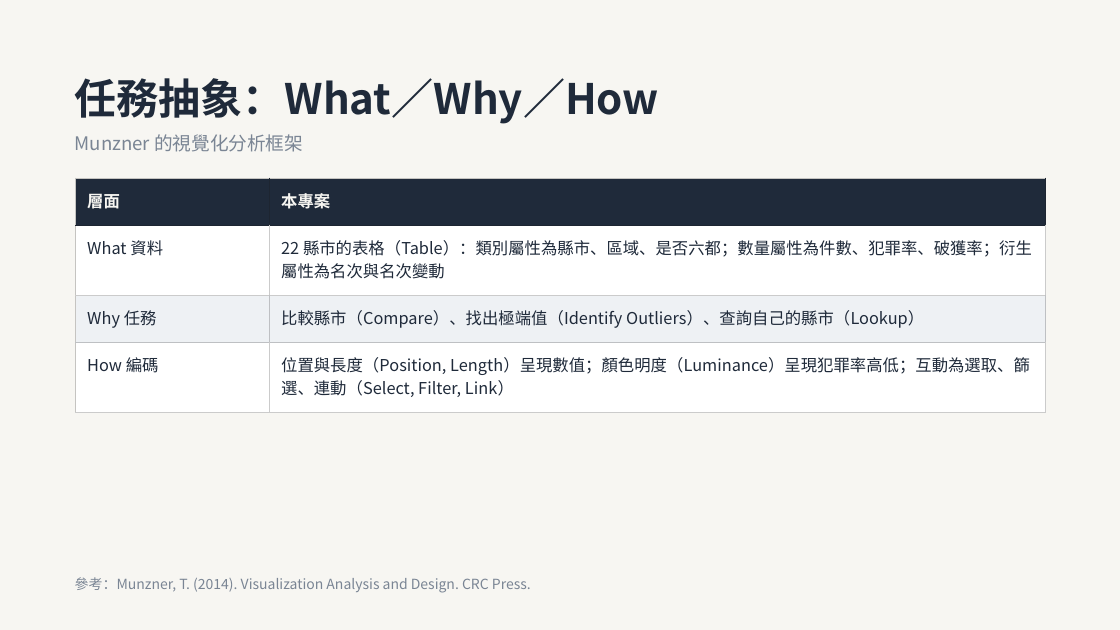
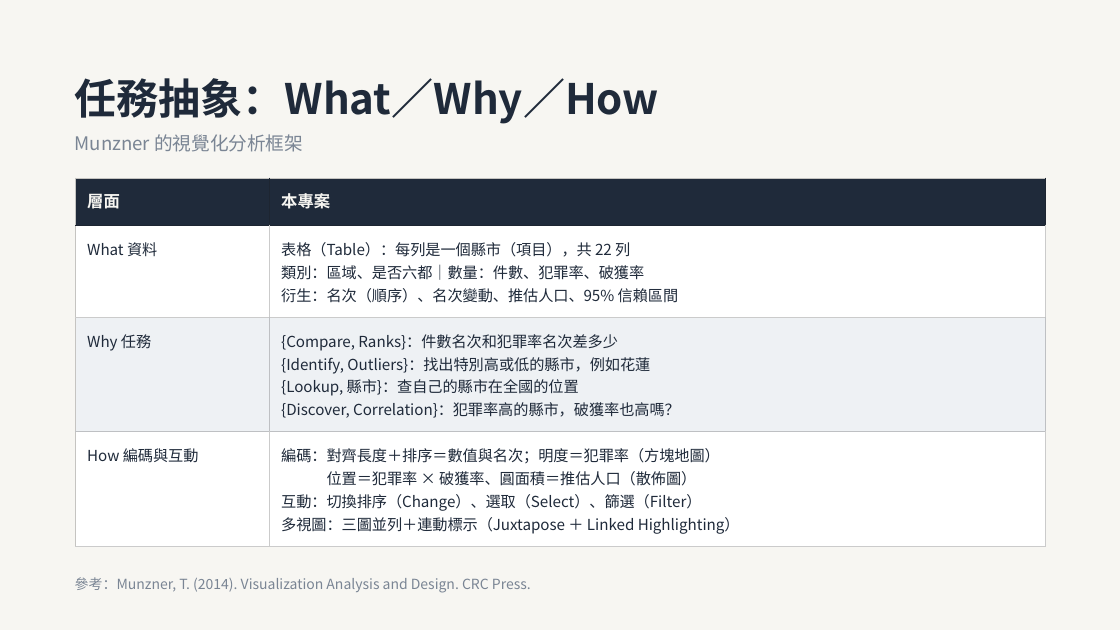
Before and after one commit to powerkaifu/taiwan-crime-rate-vis, a slide deck: slide 6 of docs/HW03 期中提案：台灣縣市犯罪率與破獲率.pptx. Drawn at 1120x630 pixels with LibreOffice and Linux fonts; fonts in the diff are those of the drawing. Boxes give left, top, right and bottom in pixels: in the first picture for what was removed or moved away, otherwise in the second. Text is boxed around its words. In the diff, an @@ line names an element or a change of style, - is before the commit and + after.

```diff
--- a/docs/HW03 期中提案：台灣縣市犯罪率與破獲率.pptx
+++ b/docs/HW03 期中提案：台灣縣市犯罪率與破獲率.pptx
@@ table at (76, 178, 1046, 538) @@
-row 2, column 2: 22 縣市的表格（Table）：類別屬性為縣市、區域、是否六都；數量屬性為件數、犯罪率、破獲率；衍生屬性為名次與名次變動
+row 2, column 2: 表格（Table）：每列是一個縣市（項目），共 22 列 類別：區域、是否六都｜數量：件數、犯罪率、破獲率 衍生：名次（順序）、名次變動、推估人口、95% 信賴區間
-row 3, column 2: 比較縣市（Compare）、找出極端值（Identify Outliers）、查詢自己的縣市（Lookup）
+row 3, column 2: {Compare, Ranks}：件數名次和犯罪率名次差多少 {Identify, Outliers}：找出特別高或低的縣市，例如花蓮 {Lookup, 縣市}：查自己的縣市在全國的位置 {Discover, Correlation}：犯罪率高的縣市，破獲率也高嗎？
-row 4, column 1: How 編碼
+row 4, column 1: How 編碼與互動
-row 4, column 2: 位置與長度（Position, Length）呈現數值；顏色明度（Luminance）呈現犯罪率高低；互動為選取、篩選、連動（Select, Filter, Link）
+row 4, column 2: 編碼：對齊長度＋排序＝數值與名次；明度＝犯罪率（方塊地圖） 位置＝犯罪率 × 破獲率、圓面積＝推估人口（散佈圖） 互動：切換排序（Change）、選取（Select）、篩選（Filter） 多視圖：三圖並列＋連動標示（Juxtapose ＋ Linked Highlighting）
@@ size 14 to 13 pt in "What 資料", "Why 任務" @@
```
Also in this commit, not shown: 1 other slide changed, 1 slide added, 1 other file.
